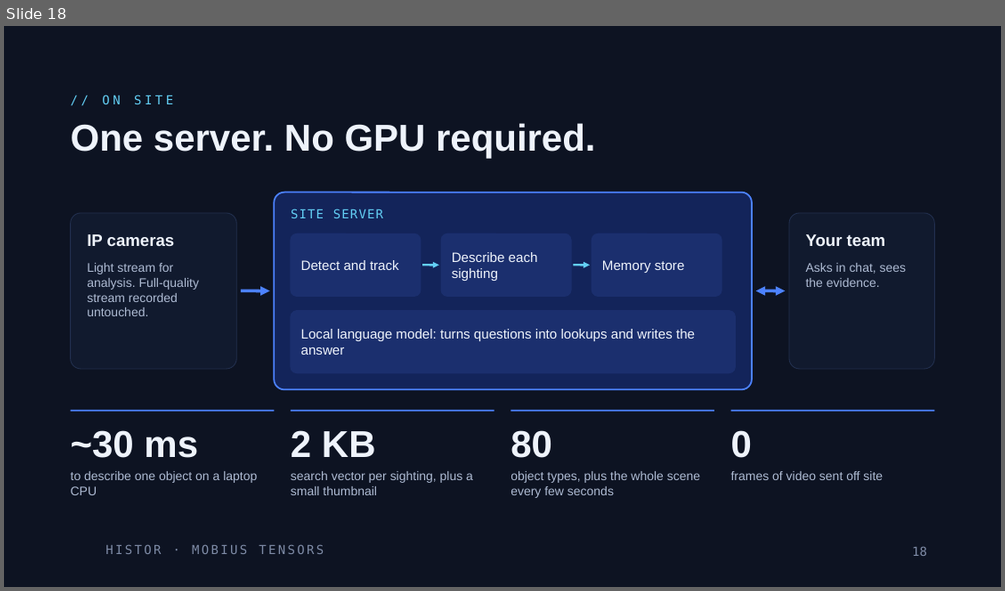
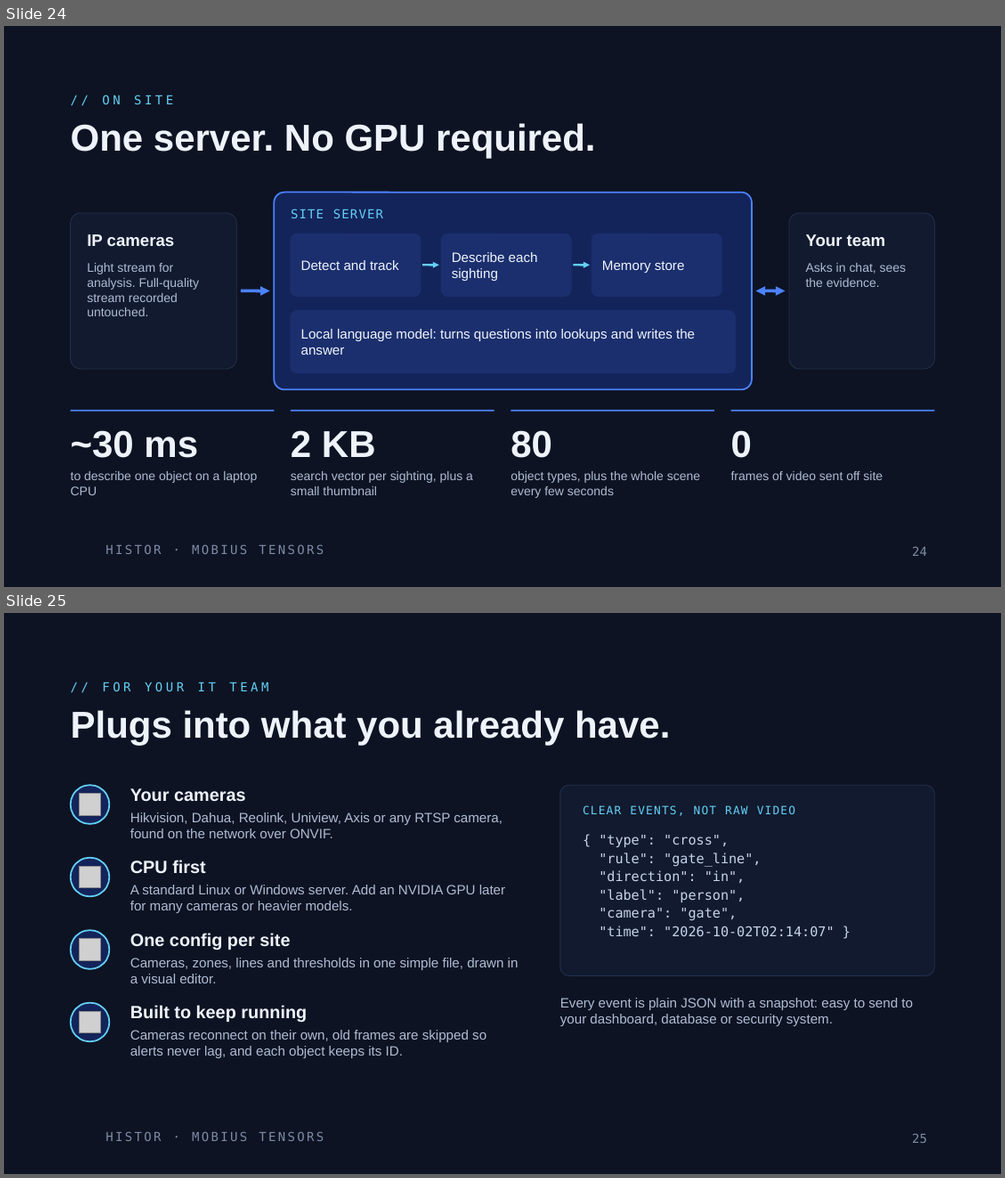
Before and after one commit to rachadlakis/mobius-tensors, a slide deck: projects/histor/docs/Histor.pptx. Shown one above the other, each under a label of ours: slide 18 before the commit, slides 24 and 25 after it. The pictures are 1005x591 and 1005x1178 pixels, drawn with LibreOffice and Linux fonts; fonts in the diff are those of the drawing; grey boxes stand for pictures; background and template pictures are left out. Boxes give left, top, right and bottom in pixels: in the first picture for what was removed or moved away, otherwise in the second. Text is boxed around its words. In the diff, an @@ line names an element or a change of style, - is before the commit and + after.

```diff
--- a/projects/histor/docs/Histor.pptx
+++ b/projects/histor/docs/Histor.pptx
@@ slide 25 added at [4,613,1001,1174], background #0D1322; not listed: 1 template element that a slide beside it also shows @@
@@ text added at [102,682,268,691], 12 pt, text #63CFF5 @@
+// FOR YOUR IT TEAM
@@ title added at [71,710,670,746], 36 pt, text #EEF3FB, bold @@
+Plugs into what you already have.
@@ ellipse added at [71,785,109,824], fill #13245A, outline #63CFF5 1.5 pt @@
@@ picture added at [79,793,100,815] @@
@@ text added at [130,788,246,802], 17 pt, text #EEF3FB, bold @@
+Your cameras
@@ rounded rectangle added at [560,785,934,976], fill #111A2E, outline #22304F 0.75 pt @@
@@ text added at [130,812,502,838], 13 pt, text #AEBBD3 @@
+Hikvision, Dahua, Reolink, Uniview, Axis or any RTSP camera, found on the network over ONVIF.
@@ text added at [582,805,795,816], 11 pt, text #63CFF5 @@
+CLEAR EVENTS, NOT RAW VIDEO
@@ text added at [599,835,833,936], 13 pt, text #C7D3EA @@
+{ "type": "cross",
+"rule": "gate_line",
+"direction": "in",
+"label": "person",
+"camera": "gate",
+"time": "2026-10-02T02:14:07" }
@@ ellipse added at [71,858,109,896], fill #13245A, outline #63CFF5 1.5 pt @@
@@ picture added at [79,866,100,887] @@
@@ text added at [130,860,205,874], 17 pt, text #EEF3FB, bold @@
+CPU first
@@ text added at [130,884,505,913], 13 pt, text #AEBBD3 @@
+A standard Linux or Windows server. Add an NVIDIA GPU later for many cameras or heavier models.
@@ ellipse added at [71,930,109,969], fill #13245A, outline #63CFF5 1.5 pt @@
@@ text added at [130,933,290,949], 17 pt, text #EEF3FB, bold @@
+One config per site
@@ picture added at [79,938,100,960] @@
@@ text added at [130,957,518,983], 13 pt, text #AEBBD3 @@
+Cameras, zones, lines and thresholds in one simple file, drawn in a visual editor.
@@ ellipse added at [71,1003,109,1041], fill #13245A, outline #63CFF5 1.5 pt @@
@@ picture added at [79,1011,100,1032] @@
@@ text added at [130,1005,307,1022], 17 pt, text #EEF3FB, bold @@
+Built to keep running
@@ text added at [560,997,913,1026], 13 pt, text #AEBBD3 @@
+Every event is plain JSON with a snapshot: easy to send to your dashboard, database or security system.
@@ text added at [130,1030,486,1058], 13 pt, text #AEBBD3 @@
+Cameras reconnect on their own, old frames are skipped so alerts never lag, and each object keeps its ID.
@@ page number added at [912,1133,927,1143], 12 pt, text #7E8BA6 @@
+25
@@ what was slide 18 is now slide 24 @@
@@ page number at [912,546,927,556]: text changed @@
-18
+24
```
Also in this commit, not shown: 5 slides changed, 8 other slides added, 46 other files.
